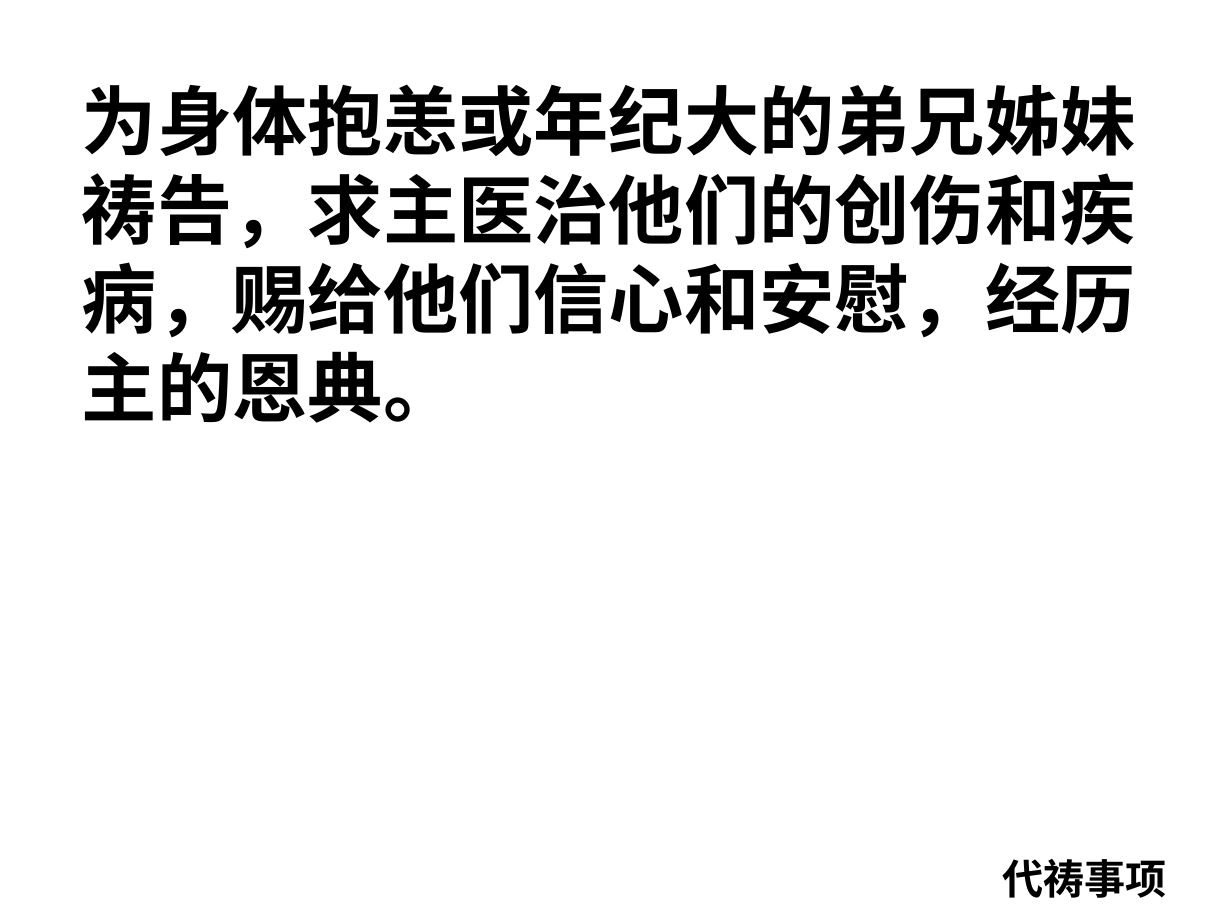
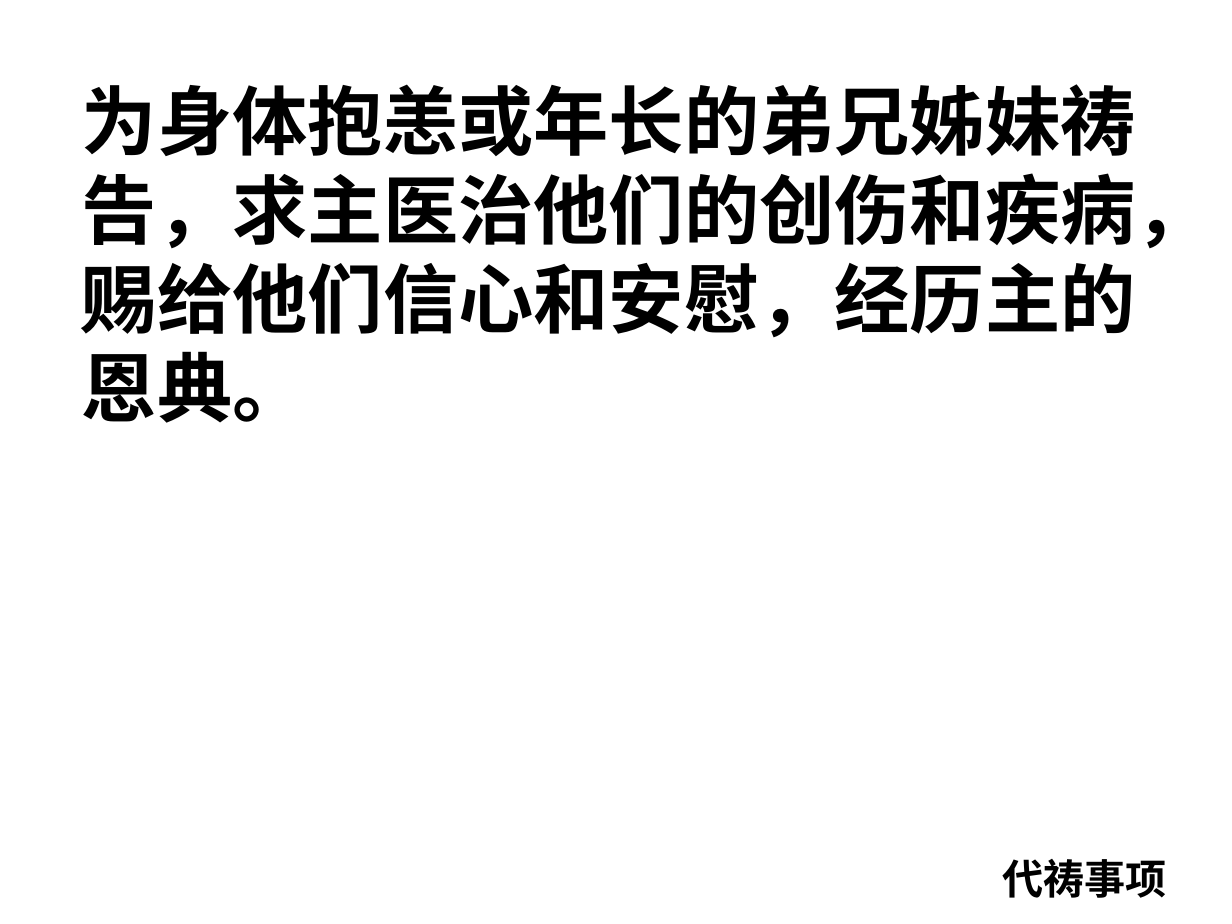
Before and after one commit to jackey-qiu/pyworship, a slide deck: slide 4 of 2023-09-03.pptx (slide 5 before the commit). Drawn at 1232x924 pixels with LibreOffice and Linux fonts; fonts in the diff are those of the drawing. Boxes give left, top, right and bottom in pixels: in the first picture for what was removed or moved away, otherwise in the second. Text is boxed around its words. In the diff, an @@ line names an element or a change of style, - is before the commit and + after.

```diff
--- a/2023-09-03.pptx
+++ b/2023-09-03.pptx
@@ text at box(82, 84, 1211, 423): text changed; font Noto Sans CJK SC to Arial @@
-为身体抱恙或年纪大的弟兄姊妹祷告，求主医治他们的创伤和疾病，赐给他们信心和安慰，经历主的恩典。
+为身体抱恙或年长的弟兄姊妹祷告，求主医治他们的创伤和疾病，赐给他们信心和安慰，经历主的恩典。
```
Also in this commit, not shown: 38 other slides changed, 82 slides added, 64 slides removed, 14 other files.
